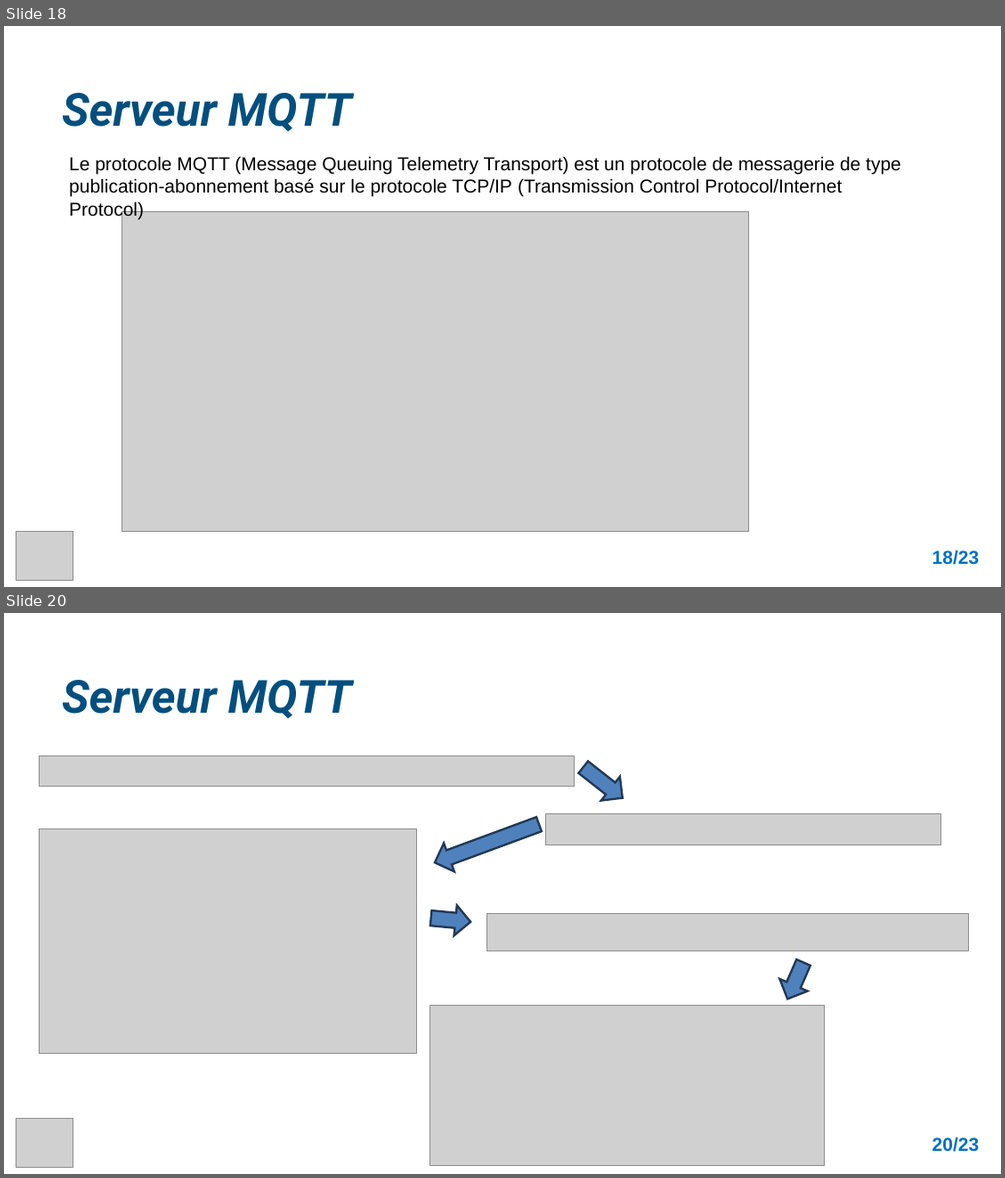
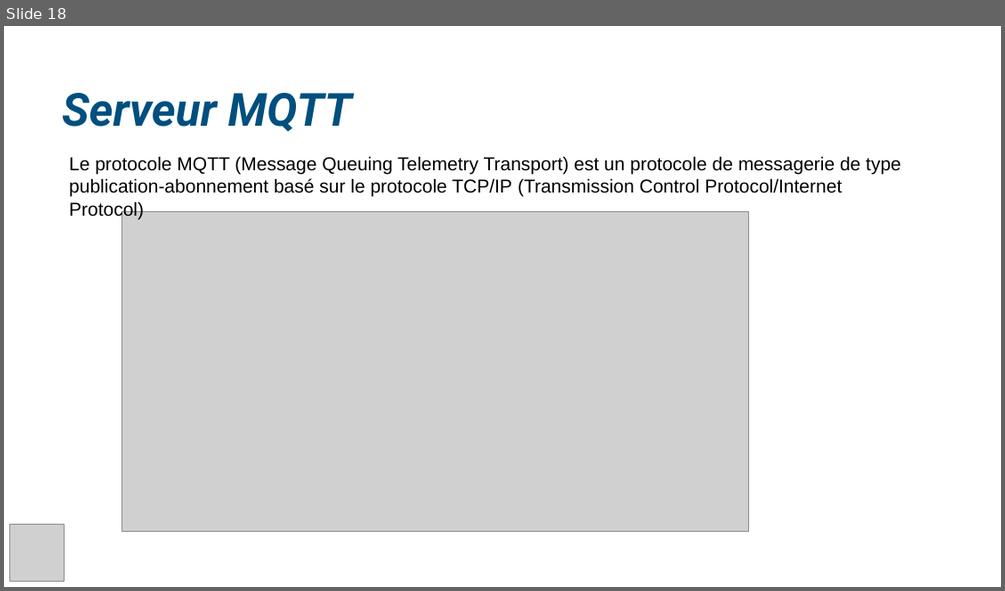
Before and after one commit to AnthonyKTTR67/projet, a slide deck: Rapport_&_Revue/Revue 2/Presentation_Revue_2_KETTERER_Anthony.pptx. Shown one above the other, each under a label of ours: slides 18 and 20 before the commit, slide 18 after it; the slides between them are not shown. The pictures are 1005x1178 and 1005x591 pixels, drawn with LibreOffice and Linux fonts; fonts in the diff are those of the drawing; grey boxes stand for pictures; background and template pictures are left out. Boxes give left, top, right and bottom in pixels: in the first picture for what was removed or moved away, otherwise in the second. Text is boxed around its words. In the diff, an @@ line names an element or a change of style, - is before the commit and + after.

```diff
--- a/Rapport_&_Revue/Revue 2/Presentation_Revue_2_KETTERER_Anthony.pptx
+++ b/Rapport_&_Revue/Revue 2/Presentation_Revue_2_KETTERER_Anthony.pptx
@@ slide 20 removed at [4,613,1001,1174], background picture (left out) @@
@@ text removed at [62,680,352,719] @@
-Serveur MQTT
@@ picture removed at [39,755,574,787] @@
@@ right arrow removed at [574,755,632,810] @@
@@ right arrow removed at [429,811,544,877] @@
@@ picture removed at [545,813,941,844] @@
@@ picture removed at [39,829,416,1053] @@
@@ right arrow removed at [429,903,472,937] @@
@@ picture removed at [487,913,969,951] @@
@@ right arrow removed at [774,957,817,1005] @@
@@ picture removed at [429,1005,825,1166] @@
@@ picture removed at [16,1119,73,1167] @@
@@ text removed at [932,1136,979,1151] @@
-20/23
@@ slide 18 changed as well @@
@@ picture: place and size @@
-picture at [16,532,73,580]
+picture at [9,524,64,580]
@@ text removed at [932,549,979,564] @@
-18/23
```
Also in this commit, not shown: 3 other slides changed, 17 slides added, 18 other slides removed, 20 other files.
